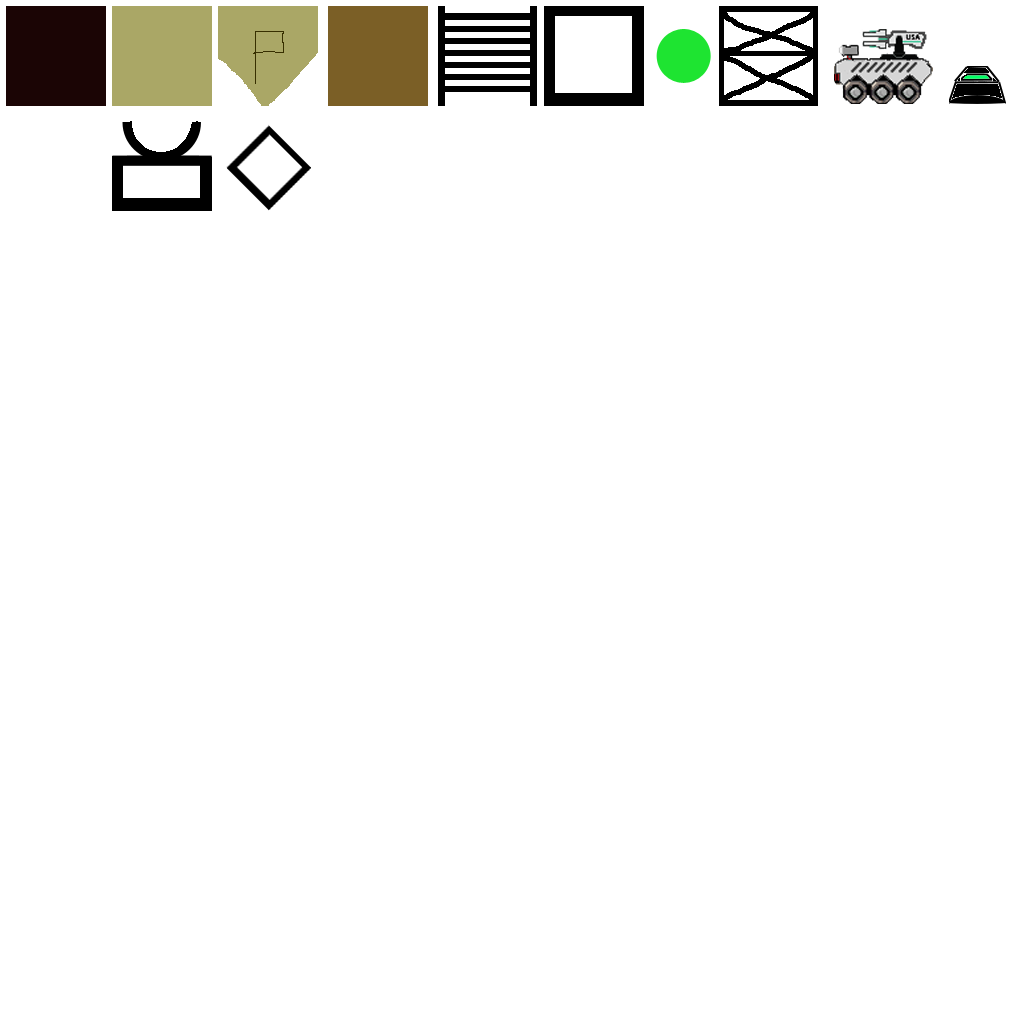
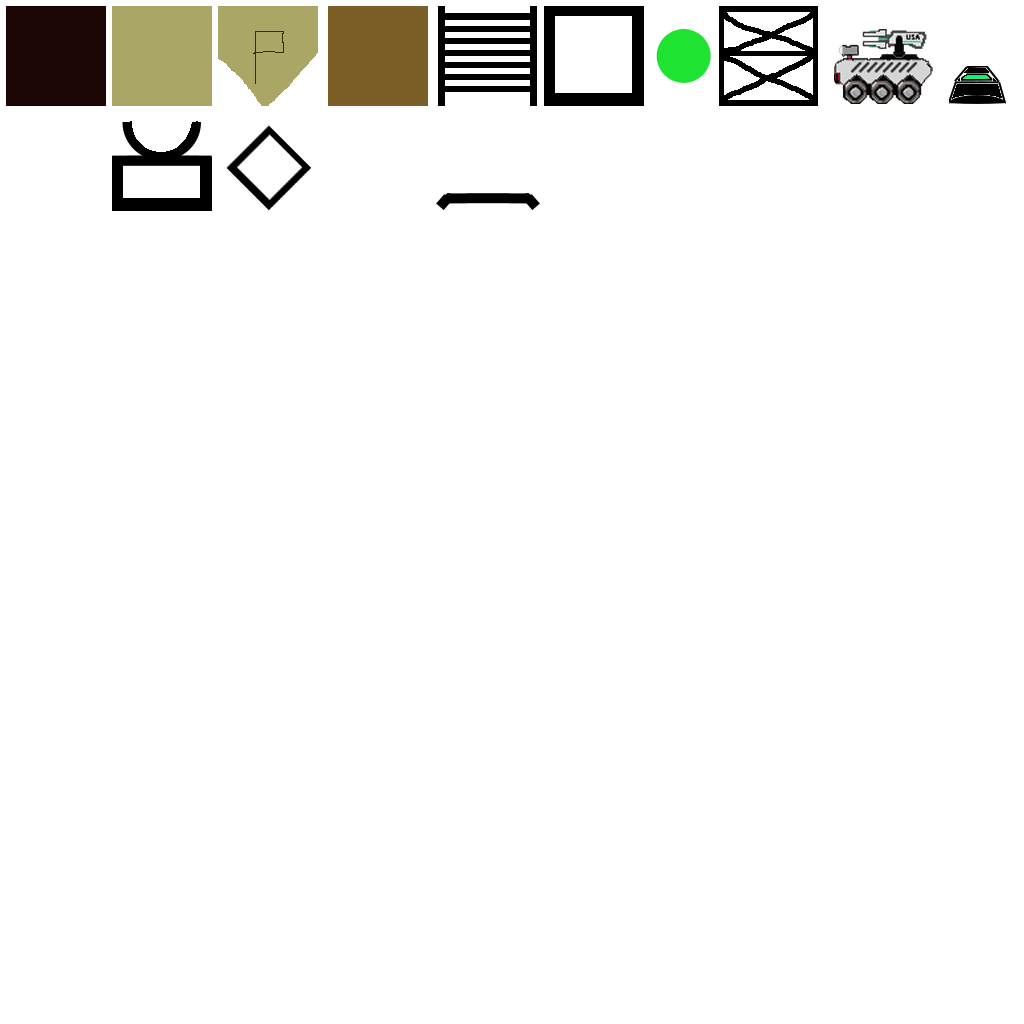
Comparing the layer stacks of the two w=1024, h=1024 images. Changes:
added layer "Teleporter" above "crate" over [436, 193, 540, 210]
